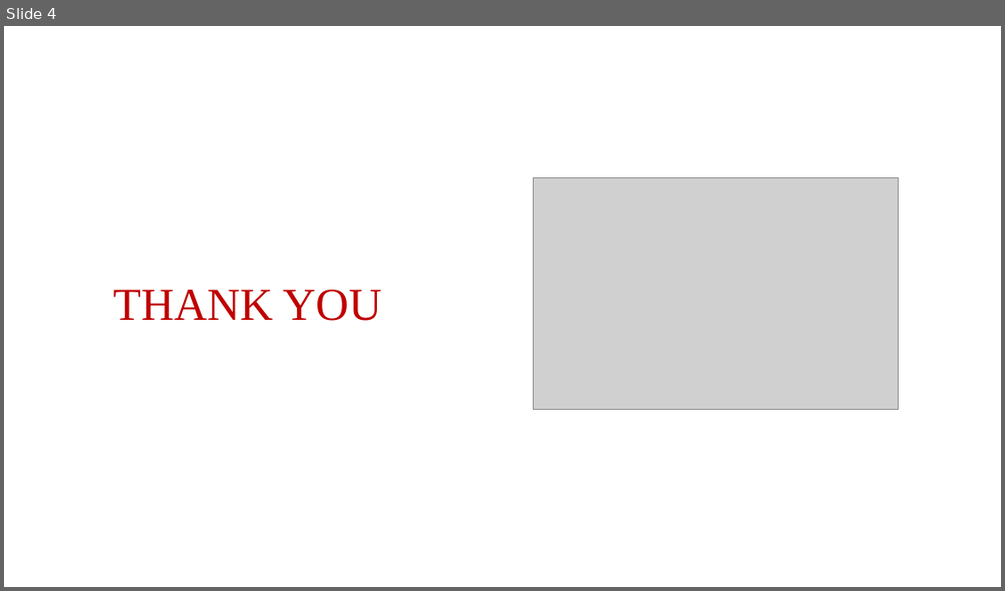
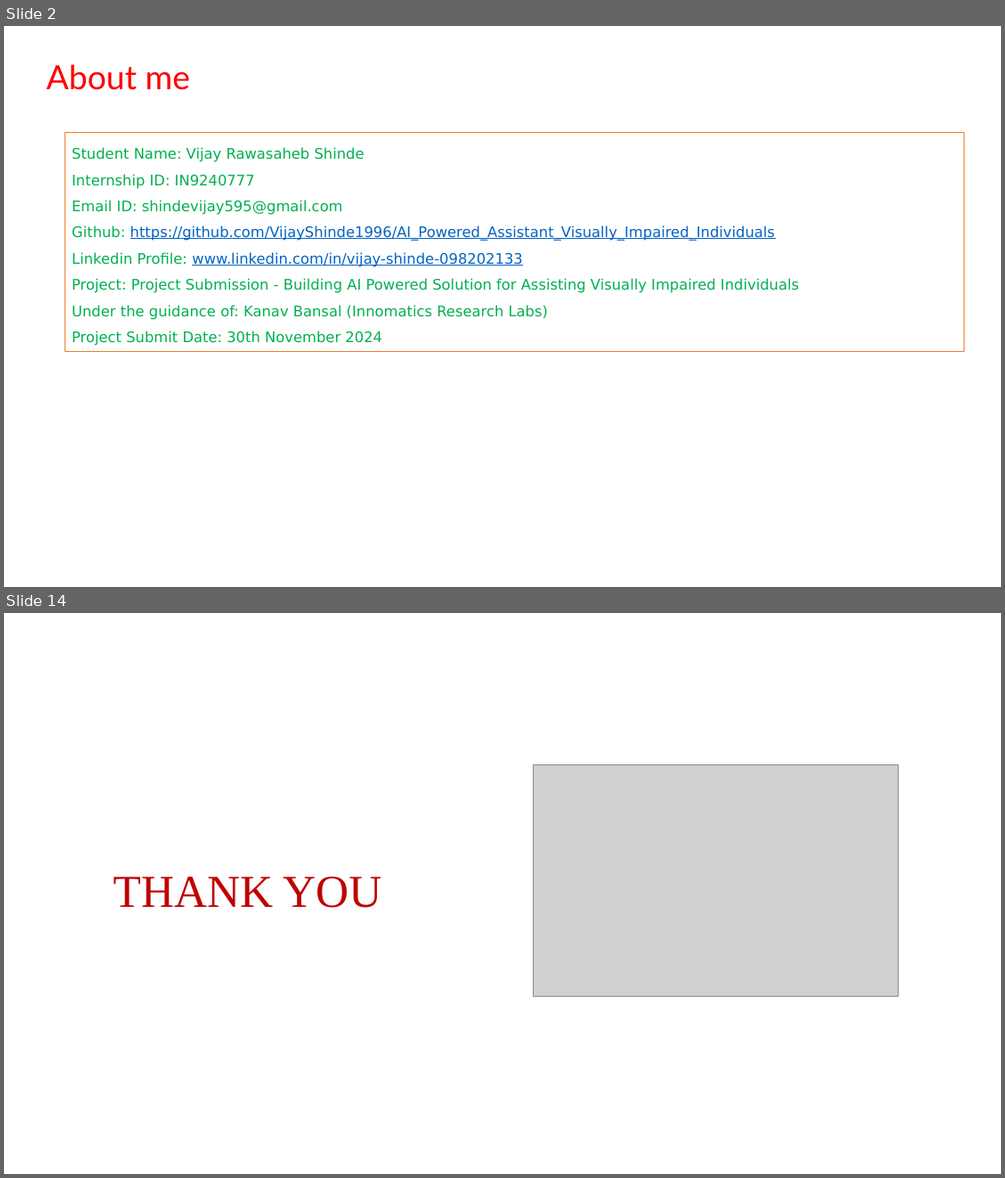
Before and after one commit to VijayShinde1996/AI_Powered_Assistant_Visually_Impaired_Individuals, a slide deck: Innomatics_Project_Report.pptx. Shown one above the other, each under a label of ours: slide 4 before the commit, slides 2 and 14 after it; the slides between them are not shown. The pictures are 1005x591 and 1005x1178 pixels, drawn with LibreOffice and Linux fonts; fonts in the diff are those of the drawing; grey boxes stand for pictures; background and template pictures are left out. Boxes give left, top, right and bottom in pixels: in the first picture for what was removed or moved away, otherwise in the second. Text is boxed around its words. In the diff, an @@ line names an element or a change of style, - is before the commit and + after.

```diff
--- a/Innomatics_Project_Report.pptx
+++ b/Innomatics_Project_Report.pptx
@@ slide 2 added at box(4, 26, 1001, 587), background #FFFFFF @@
@@ text added at box(47, 64, 190, 90), 32 pt, text #FF0000 @@
+About me
@@ rectangle added at box(65, 132, 964, 351), fill #FFFFFF, outline #ED7D31 0.25 pt, 14 pt, text #00B050 @@
+Student Name: Vijay Rawasaheb Shinde
+Internship ID: IN9240777
+Email ID: shindevijay595@gmail.com
+Github: https://github.com/VijayShinde1996/AI_Powered_Assistant_Visually_Impaired_Individuals
+Linkedin Profile: www.linkedin.com/in/vijay-shinde-098202133
+Project: Project Submission - Building AI Powered Solution for Assisting Visually Impaired Individuals
+Under the guidance of: Kanav Bansal (Innomatics Research Labs)
+Project Submit Date: 30th November 2024
@@ what was slide 4 is now slide 14 @@
```
Also in this commit, not shown: 12 other slides added, 3 slides removed, 4 other files.
